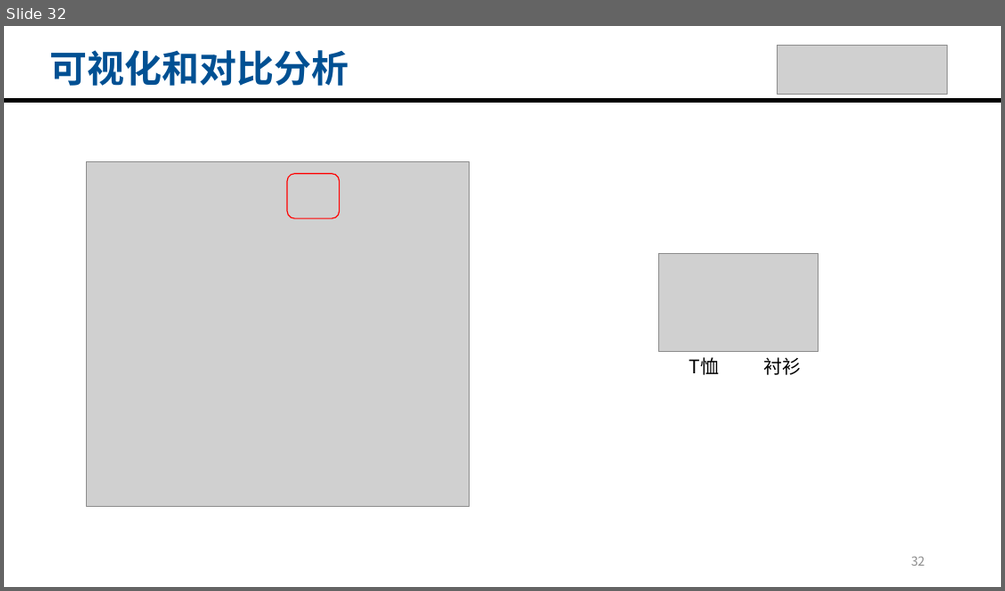
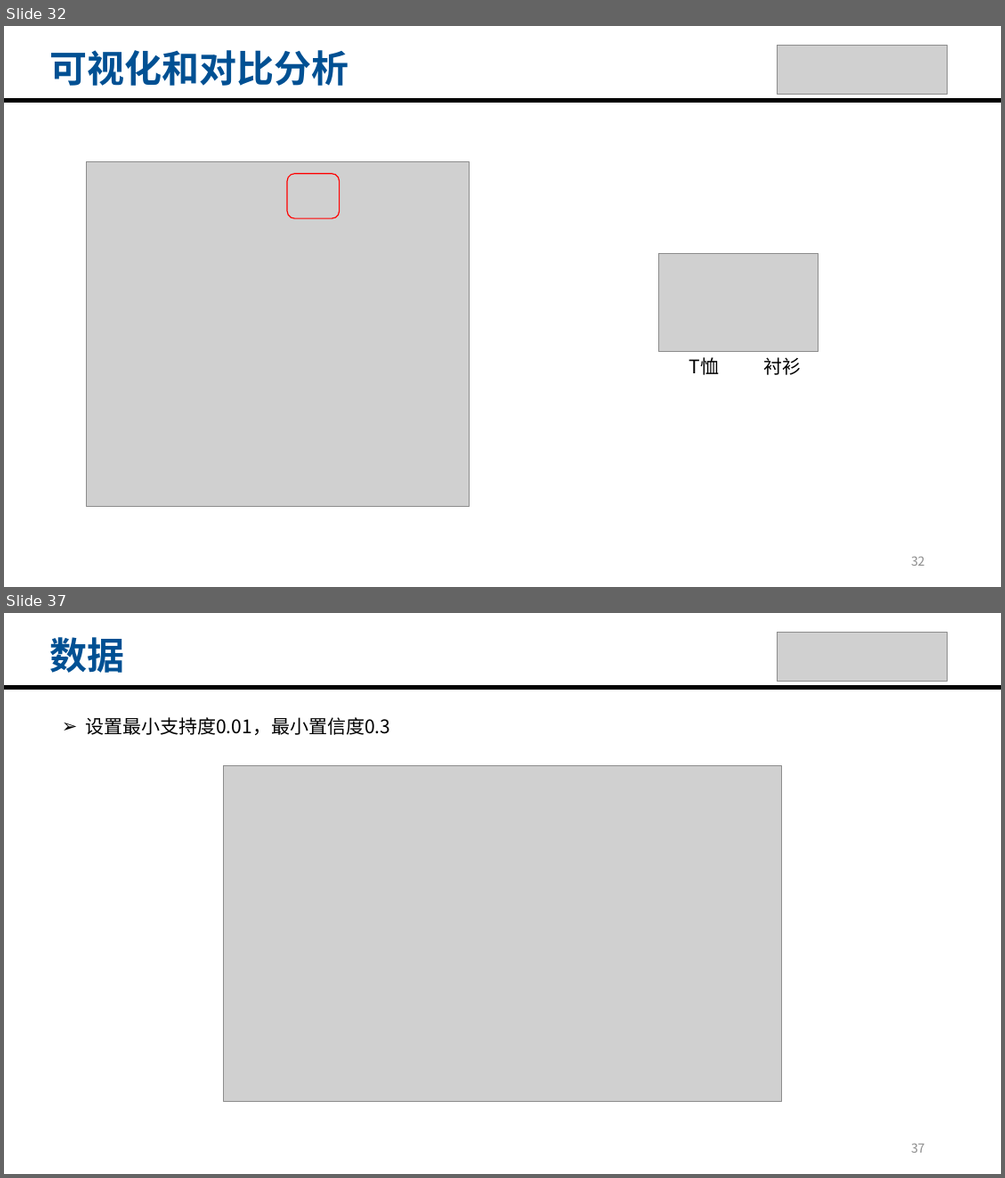
Before and after one commit to c4chuan/HomeWork, a slide deck: 2024/DataMiningandAnalysis/空白模板.pptx. Shown one above the other, each under a label of ours: slide 32 before the commit, slides 32 and 37 after it; the slides between them are not shown. The pictures are 1005x591 and 1005x1178 pixels, drawn with LibreOffice and Linux fonts; fonts in the diff are those of the drawing; grey boxes stand for pictures. Boxes give left, top, right and bottom in pixels: in the first picture for what was removed or moved away, otherwise in the second. Text is boxed around its words. In the diff, an @@ line names an element or a change of style, - is before the commit and + after.

```diff
--- a/2024/DataMiningandAnalysis/空白模板.pptx
+++ b/2024/DataMiningandAnalysis/空白模板.pptx
@@ slide 37 added at [4,613,1001,1174], background #FFFFFF @@
@@ text added at [50,637,125,673], 36 pt, text #005093, bold @@
+数据
@@ picture added at [777,633,947,682] @@
@@ line added from (4, 687) to (1001, 687), #000000 4.5 pt @@
@@ text added at [85,717,390,735], 18 pt, text #000000 @@
+➢ 设置最小支持度0.01，最小置信度0.3
@@ picture added at [223,766,782,1102] @@
@@ page number added at [911,1143,925,1152], 12 pt, text #8C8C8C @@
+37
```
Also in this commit, not shown: 7 other slides added, 8 other files.
